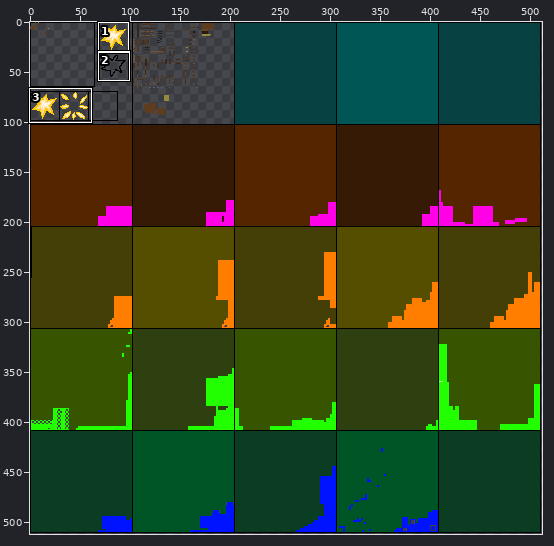
Sprite sheet -- src/main/resources/assets/nukacraft/textures/guns/piperevolver/piperevolver.png. Above: a wide view before the commit, with the close-up outlined.
Close-up. First the earlier version:
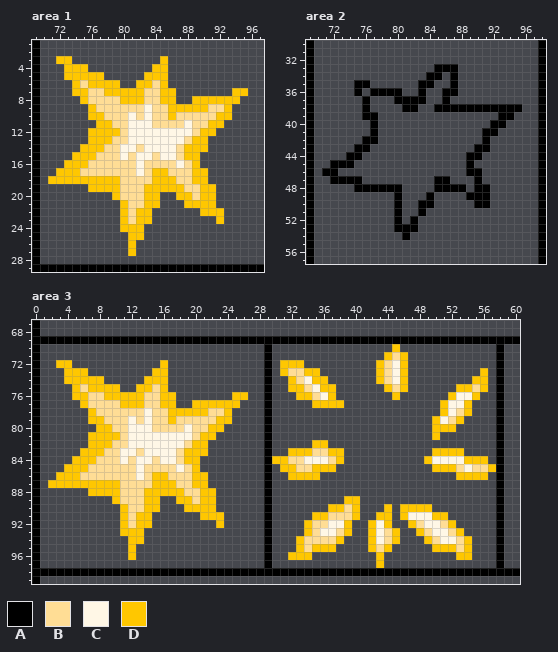
The file is 512x512 pixels. Colours within 5 levels of each other are drawn and written as one. Shown: area 1: x 69..97, y 1..29; area 2: x 69..98, y 30..57; area 3: x 0..60, y 67..99. The commit also changed other parts of the picture, which this record leaves out.
Palette (. is transparent): A #000000  B #ffdd95  C #fff7e6  D #ffc700
Pixels before, area 1, first column x 69:
 1 A............................
 2 A............................
 3 A..DD...........D............
 4 A...DDD........DD............
 5 A...DDDDD.....DDD............
 6 A....DBDDDD..DDBD............
 7 A....DDBBDDDDDBBDD.......DD..
 8 A.....DBBBBDDDBBDD..DDDDDD...
 9 A......DBBBBBBCBBDDDDDBBD....
10 A......DDBBBCBCBBDBBBBBDD....
11 A.......DDBBCCCBBBBCBBDD.....
12 A......DDDDBCCCCCCCCBDD......
13 A......DDDBBCCCCCCCBDD.......
14 A.....DDDBBCCBCCCCBDDD.......
15 A....DDDBBBCBCCBCCBDD........
16 A...DDDBBBBBBCBBBBCBD........
17 A..DDDBBBBBBBCBDDBBBDD.......
18 A.DDDDDDDDDBBBBDDDBBDD.......
19 A......DDDDBBBDDDDDBBDD......
20 A.........DBBBDD..DDBDD......
21 A..........DBBDD...DDDD......
22 A..........DBDD......DDD.....
23 A..........DBDD........D.....
24 A..........DDD...............
25 A...........DD...............
26 A...........D................
27 A...........D................
28 A............................
29 AAAAAAAAAAAAAAAAAAAAAAAAAAAAA
Pixels before, area 2, first column x 69:
30 A............................A
31 A............................A
32 A............................A
33 A...............AAA..........A
34 A..............AA.A..........A
35 A.....AA......AA..A..........A
36 A.....A.AAAA..A..AA..........A
37 A......A...AAAA..A...........A
38 A......A....AA..AAAAAAAAAAA..A
39 A......AA...............AA...A
40 A.......A..............AA....A
41 A.......A.............AA.....A
42 A......AA.............A......A
43 A.....AA.............AA......A
44 A....AA.............AA.......A
45 A..AAA..............A........A
46 A.AA................AA.......A
47 A..AAAA.........AA...A.......A
48 A.....AAAAAA....AAAA.AA......A
49 A..........A...A....AAA......A
50 A..........A..AA.....AA......A
51 A..........A..A..............A
52 A..........A.A...............A
53 A..........AAA...............A
54 A...........A................A
55 A............................A
56 A............................A
57 A............................A
Pixels before, area 3, first column x 0:
 67 A............................................................
 68 A............................................................
 69 AAAAAAAAAAAAAAAAAAAAAAAAAAAAAAAAAAAAAAAAAAAAAAAAAAAAAAAAAAAAA
 70 A............................A...............D............A..
 71 A............................A..............DBD...........A..
 72 A..DD...........D............A.DDD.........DBCD...........A..
 73 A...DDD........DD............A.DBBDD.......DBCD.........D.A..
 74 A...DDDDD.....DDD............A..DBCDD......DBCD........DD.A..
 75 A....DBDDDD..DDBD............A..DDBCDD......DBD......DDBD.A..
 76 A....DDBBDDDDDBBDD.......DD..A...DDBCD.......D......DCCD..A..
 77 A.....DBBBBDDDBBDD..DDDDDD...A.....DDDD............DCCD...A..
 78 A......DBBBBBBCBBDDDDDBBD....A.....................DCBD...A..
 79 A......DDBBBCBCBBDBBBBBDD....A....................DCBD....A..
 80 A.......DDBBCCCBBBBCBBDD.....A....................DDD.....A..
 81 A......DDDDBCCCCCCCCBDD......A....................D.......A..
 82 A......DDDBBCCCCCCCBDD.......A.....DD.....................A..
 83 A.....DDDBBCCBCCCCBDDD.......A..DDDBBDD...........DDDD....A..
 84 A....DDDBBBCBCCBCCBDD........ADDBBCCCBD..........DCCCCDDD.A..
 85 A...DDDBBBBBBCBBBBCBD........A.DDBBDDD............DDDBCBBDA..
 86 A..DDDBBBBBBBCBDDBBBDD.......A..DDDD.................DDDD.A..
 87 A.DDDDDDDDDBBBBDDDBBDD.......A............................A..
 88 A......DDDDBBBDDDDDBBDD......A............................A..
 89 A.........DBBBDD..DDBDD......A.........DD.................A..
 90 A..........DBBDD...DDDD......A.......DDBD...D.DDDD........A..
 91 A..........DBDD......DDD.....A.....DDBBBD..DD.DCCCDD......A..
 92 A..........DBDD........D.....A....DBBCCD..DCD..DBCCBD.....A..
 93 A..........DDD...............A....DBCCBD..DCBD..DBCCBD....A..
 94 A...........DD...............A...DBBBBD...DCBD...DBCCBD...A..
 95 A...........D................A...DBDDD....DBD.....DDDBD...A..
 96 A...........D................A..DDD........D.........DD...A..
 97 A............................A.............D..............A..
 98 AAAAAAAAAAAAAAAAAAAAAAAAAAAAAAAAAAAAAAAAAAAAAAAAAAAAAAAAAAAAA
 99 A............................................................
After:
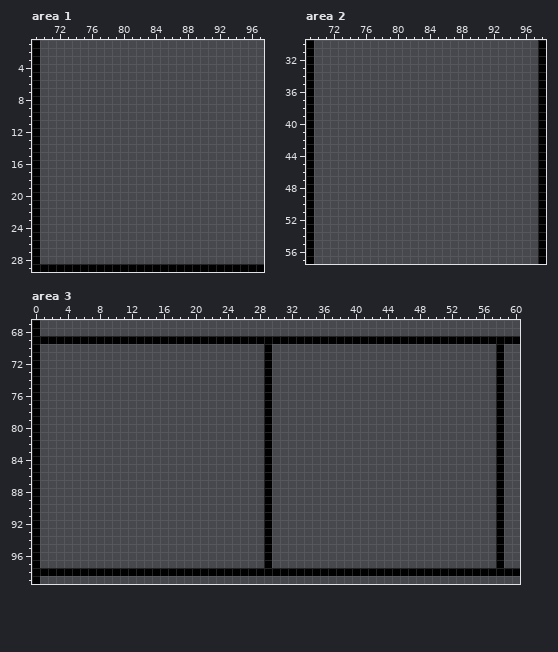
From old to new:
Area 1:
y 3: x 72..73 DD -> ..; x 85 D -> .
y 4: x 73..75 DDD -> ...; x 84..85 DD -> ..
y 5: x 73..77 DDDDD -> .....; x 83..85 DDD -> ...
y 6: x 74..79 DBDDDD -> ......; x 82..85 DDBD -> ....
y 7: x 74..86 DDBBDDDDDBBDD -> .............; x 94..95 DD -> ..
y 8: x 75..86 DBBBBDDDBBDD -> ............; x 89..94 DDDDDD -> ......
y 9: x 76..93 DBBBBBBCBBDDDDDBBD -> ..................
y 10: x 76..93 DDBBBCBCBBDBBBBBDD -> ..................
y 11: x 77..92 DDBBCCCBBBBCBBDD -> ................
y 12: x 76..91 DDDDBCCCCCCCCBDD -> ................
y 13: x 76..90 DDDBBCCCCCCCBDD -> ...............
y 14: x 75..90 DDDBBCCBCCCCBDDD -> ................
y 15: x 74..89 DDDBBBCBCCBCCBDD -> ................
y 16: x 73..89 DDDBBBBBBCBBBBCBD -> .................
y 17: x 72..90 DDDBBBBBBBCBDDBBBDD -> ...................
y 18: x 71..90 DDDDDDDDDBBBBDDDBBDD -> ....................
y 19: x 76..91 DDDDBBBDDDDDBBDD -> ................
y 20: x 79..84 DBBBDD -> ......; x 87..91 DDBDD -> .....
y 21: x 80..84 DBBDD -> .....; x 88..91 DDDD -> ....
y 22: x 80..83 DBDD -> ....; x 90..92 DDD -> ...
y 23: x 80..83 DBDD -> ....; x 92 D -> .
y 24: x 80..82 DDD -> ...
y 25: x 81..82 DD -> ..
y 26..27: x 81 D -> .
Area 2:
y 33: x 85..87 AAA -> ...
y 34: x 84..85 AA -> ..; x 87 A -> .
y 35: x 75..76 AA -> ..; x 83..84 AA -> ..; x 87 A -> .
y 36: x 75 A -> .; x 77..80 AAAA -> ....; x 83 A -> .; x 86..87 AA -> ..
y 37: x 76 A -> .; x 80..83 AAAA -> ....; x 86 A -> .
y 38: x 76 A -> .; x 81..82 AA -> ..; x 85..95 AAAAAAAAAAA -> ...........
y 39: x 76..77 AA -> ..; x 93..94 AA -> ..
y 40: x 77 A -> .; x 92..93 AA -> ..
y 41: x 77 A -> .; x 91..92 AA -> ..
y 42: x 76..77 AA -> ..; x 91 A -> .
y 43: x 75..76 AA -> ..; x 90..91 AA -> ..
y 44: x 74..75 AA -> ..; x 89..90 AA -> ..
y 45: x 72..74 AAA -> ...; x 89 A -> .
y 46: x 71..72 AA -> ..; x 89..90 AA -> ..
y 47: x 72..75 AAAA -> ....; x 85..86 AA -> ..; x 90 A -> .
y 48: x 75..80 AAAAAA -> ......; x 85..88 AAAA -> ....; x 90..91 AA -> ..
y 49: x 80 A -> .; x 84 A -> .; x 89..91 AAA -> ...
y 50: x 80 A -> .; x 83..84 AA -> ..; x 90..91 AA -> ..
y 51: x 80 A -> .; x 83 A -> .
y 52: x 80 A -> .; x 82 A -> .
y 53: x 80..82 AAA -> ...
y 54: x 81 A -> .
Area 3:
y 70: x 45 D -> .
y 71: x 44..46 DBD -> ...
y 72: x 3..4 DD -> ..; x 16 D -> .; x 31..33 DDD -> ...; x 43..46 DBCD -> ....
y 73: x 4..6 DDD -> ...; x 15..16 DD -> ..; x 31..35 DBBDD -> .....; x 43..46 DBCD -> ....; x 56 D -> .
y 74: x 4..8 DDDDD -> .....; x 14..16 DDD -> ...; x 32..36 DBCDD -> .....; x 43..46 DBCD -> ....; x 55..56 DD -> ..
y 75: x 5..10 DBDDDD -> ......; x 13..16 DDBD -> ....; x 32..37 DDBCDD -> ......; x 44..46 DBD -> ...; x 53..56 DDBD -> ....
y 76: x 5..17 DDBBDDDDDBBDD -> .............; x 25..26 DD -> ..; x 33..37 DDBCD -> .....; x 45 D -> .; x 52..55 DCCD -> ....
y 77: x 6..17 DBBBBDDDBBDD -> ............; x 20..25 DDDDDD -> ......; x 35..38 DDDD -> ....; x 51..54 DCCD -> ....
y 78: x 7..24 DBBBBBBCBBDDDDDBBD -> ..................; x 51..54 DCBD -> ....
y 79: x 7..24 DDBBBCBCBBDBBBBBDD -> ..................; x 50..53 DCBD -> ....
y 80: x 8..23 DDBBCCCBBBBCBBDD -> ................; x 50..52 DDD -> ...
y 81: x 7..22 DDDDBCCCCCCCCBDD -> ................; x 50 D -> .
y 82: x 7..21 DDDBBCCCCCCCBDD -> ...............; x 35..36 DD -> ..
y 83: x 6..21 DDDBBCCBCCCCBDDD -> ................; x 32..38 DDDBBDD -> .......; x 50..53 DDDD -> ....
y 84: x 5..20 DDDBBBCBCCBCCBDD -> ................; x 30..38 DDBBCCCBD -> .........; x 49..56 DCCCCDDD -> ........
y 85: x 4..20 DDDBBBBBBCBBBBCBD -> .................; x 31..37 DDBBDDD -> .......; x 50..57 DDDBCBBD -> ........
y 86: x 3..21 DDDBBBBBBBCBDDBBBDD -> ...................; x 32..35 DDDD -> ....; x 53..56 DDDD -> ....
y 87: x 2..21 DDDDDDDDDBBBBDDDBBDD -> ....................
y 88: x 7..22 DDDDBBBDDDDDBBDD -> ................
y 89: x 10..15 DBBBDD -> ......; x 18..22 DDBDD -> .....; x 39..40 DD -> ..
y 90: x 11..15 DBBDD -> .....; x 19..22 DDDD -> ....; x 37..40 DDBD -> ....; x 44 D -> .; x 46..49 DDDD -> ....
y 91: x 11..14 DBDD -> ....; x 21..23 DDD -> ...; x 35..40 DDBBBD -> ......; x 43..44 DD -> ..; x 46..51 DCCCDD -> ......
y 92: x 11..14 DBDD -> ....; x 23 D -> .; x 34..39 DBBCCD -> ......; x 42..44 DCD -> ...; x 47..52 DBCCBD -> ......
y 93: x 11..13 DDD -> ...; x 34..39 DBCCBD -> ......; x 42..45 DCBD -> ....; x 48..53 DBCCBD -> ......
y 94: x 12..13 DD -> ..; x 33..38 DBBBBD -> ......; x 42..45 DCBD -> ....; x 49..54 DBCCBD -> ......
y 95: x 12 D -> .; x 33..37 DBDDD -> .....; x 42..44 DBD -> ...; x 50..54 DDDBD -> .....
y 96: x 12 D -> .; x 32..34 DDD -> ...; x 43 D -> .; x 53..54 DD -> ..
y 97: x 43 D -> .
